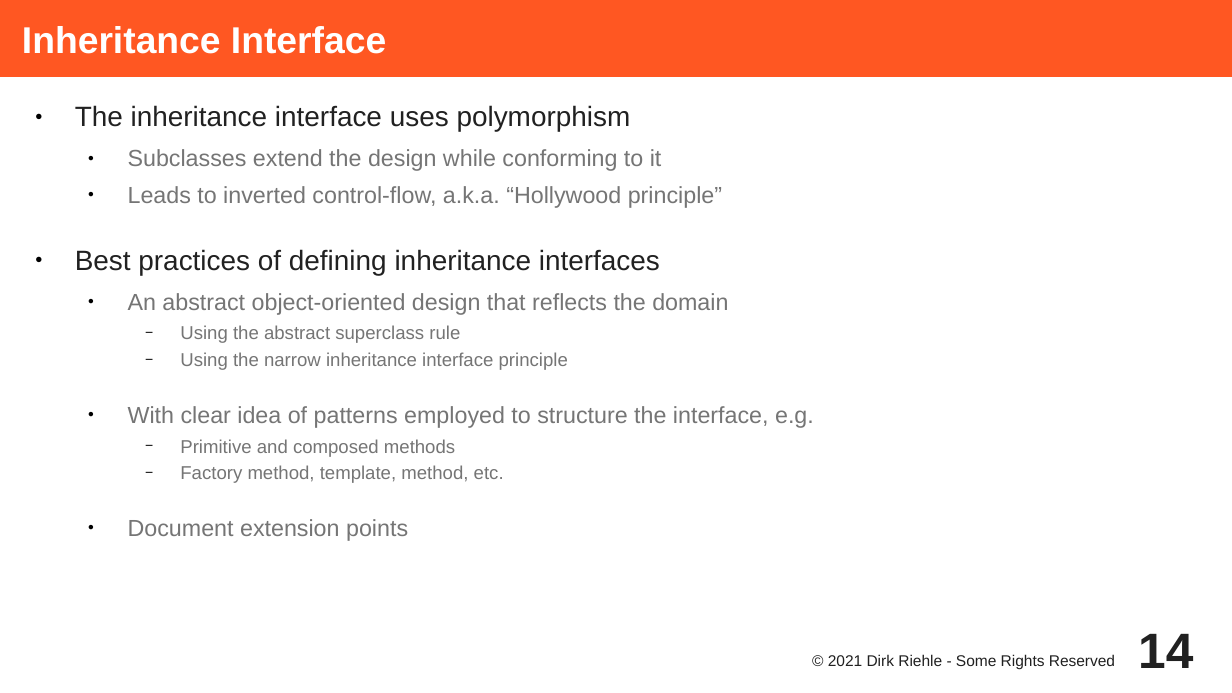
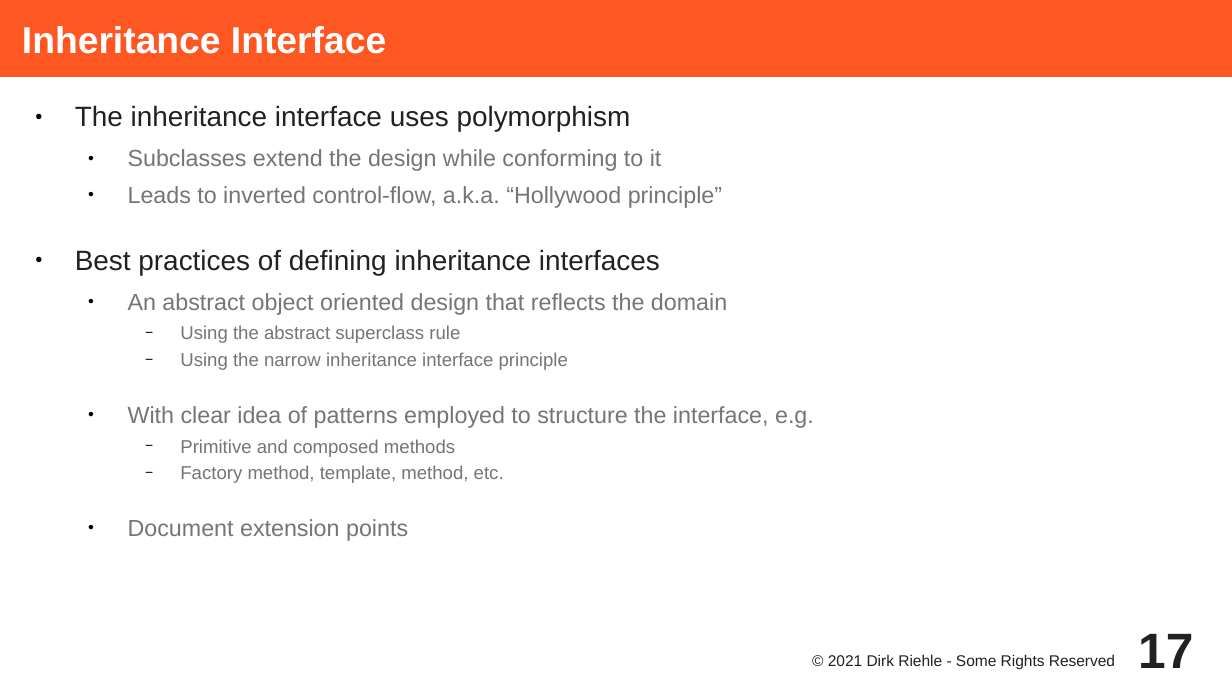
Before and after one commit to dirkriehle/adap-course, a slide deck: slide 17 of Lecture Slides/ADAP C11 - Object-oriented Frameworks.odp (slide 14 before the commit). Drawn at 1232x693 pixels with LibreOffice and Linux fonts; fonts in the diff are those of the drawing. Boxes give left, top, right and bottom in pixels: in the first picture for what was removed or moved away, otherwise in the second. Text is boxed around its words. In the diff, an @@ line names an element or a change of style, - is before the commit and + after.

```diff
--- a/Lecture Slides/ADAP C11 - Object-oriented Frameworks.odp
+++ b/Lecture Slides/ADAP C11 - Object-oriented Frameworks.odp
@@ text at [128,293,727,315]: text changed @@
-  ● An abstract object-oriented design that reflects the domain
+  ● An abstract object oriented design that reflects the domain
@@ page number at [1138,634,1193,668]: text changed @@
-14
+17
```
Also in this commit, not shown: 8 other slides changed, 9 slides added, 5 other files.
